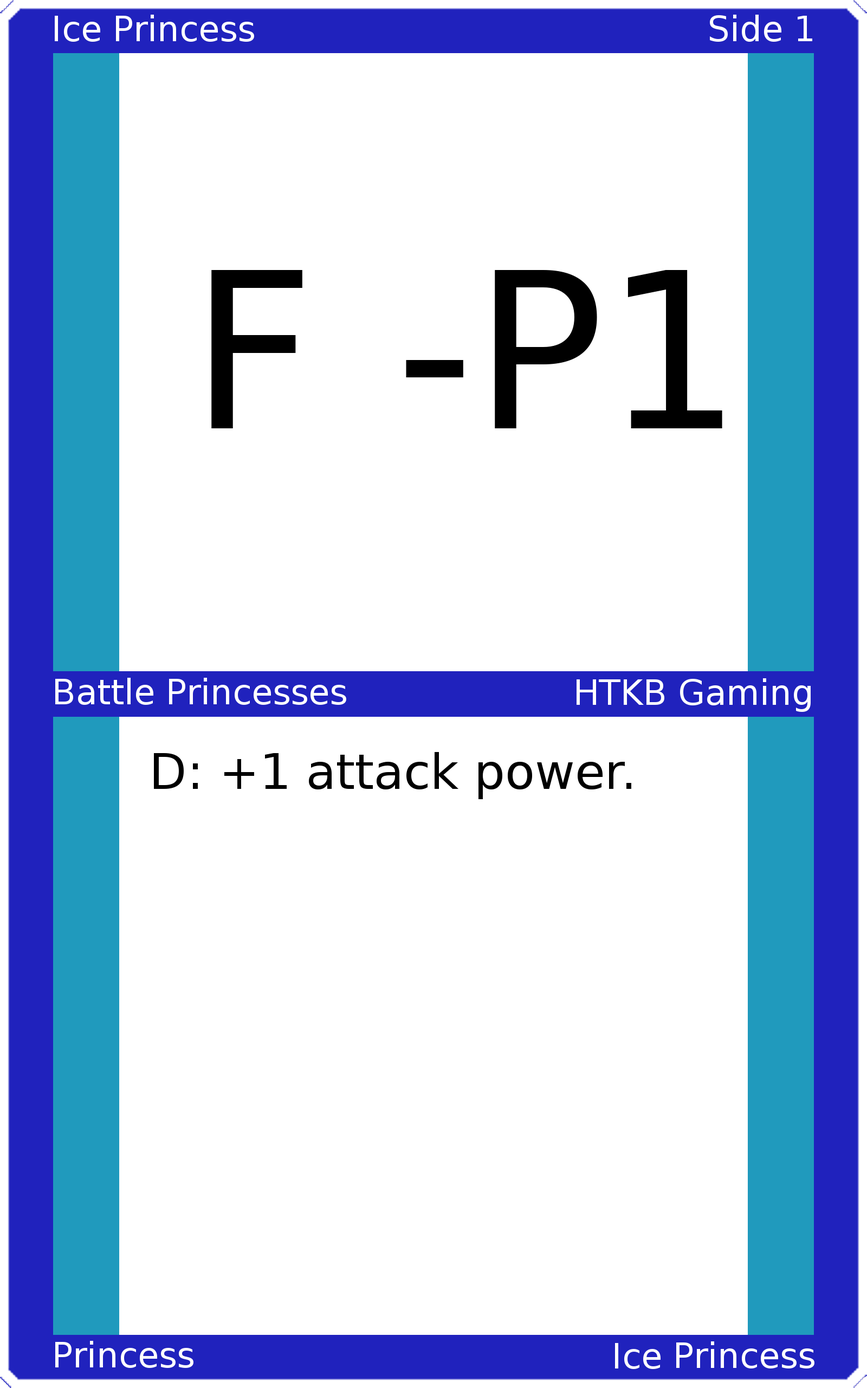
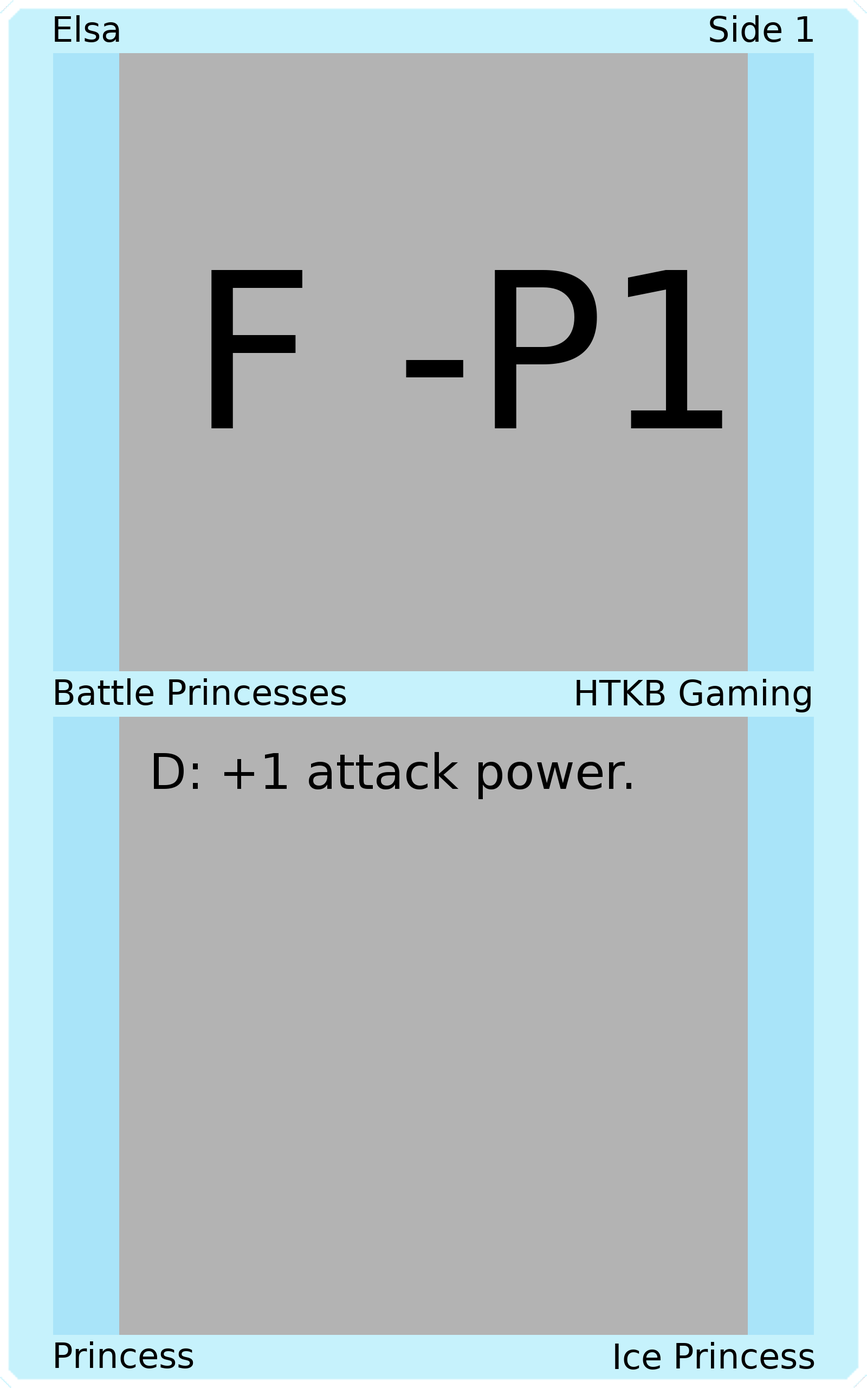
Layers edited between the first and the second (867, 1388) image:
painted on "Upper Left" over [54, 14, 255, 43]
painted on "Upper Right" over [710, 14, 814, 43]
painted on "Mid Left" over [55, 677, 347, 706]
painted on "Mid Right" over [576, 678, 811, 713]
painted on "Bottom Left" over [55, 1340, 194, 1369]
painted on "Bottom Right" over [615, 1340, 815, 1370]
painted on "Border" over [0, 0, 867, 1388]
painted on "Top Background" over [119, 52, 748, 673]
painted on "Bottom Background" over [119, 715, 748, 1336]
painted on "Background" over [35, 35, 832, 1352]
